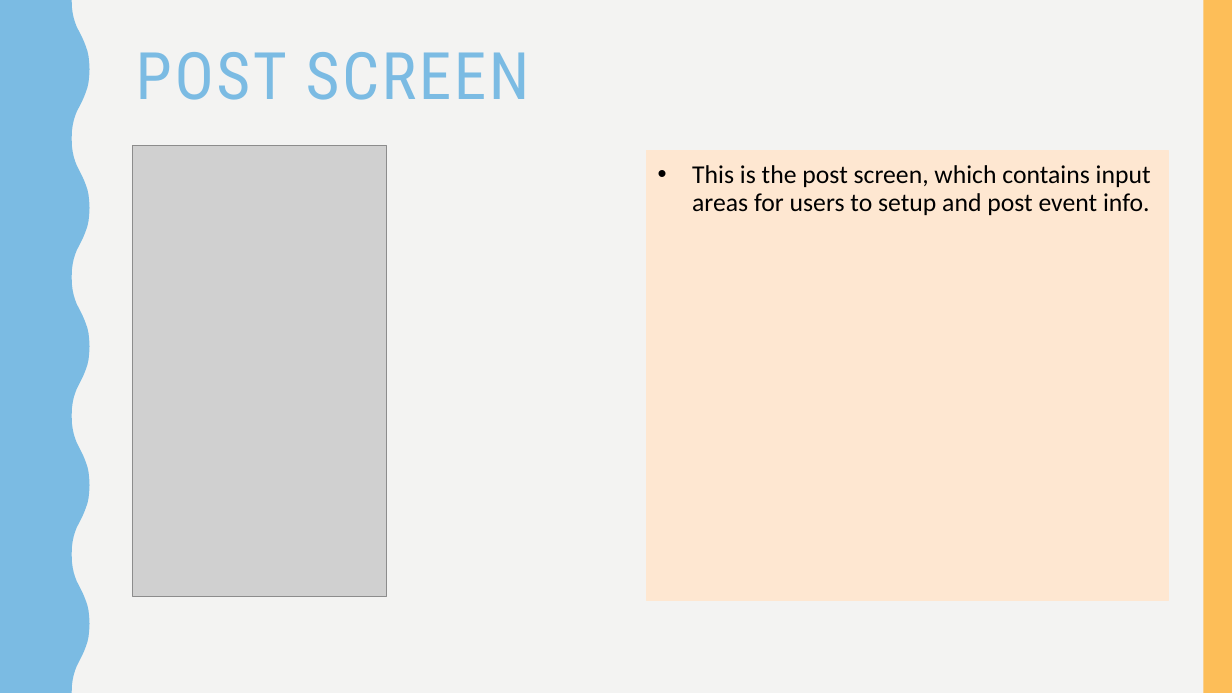
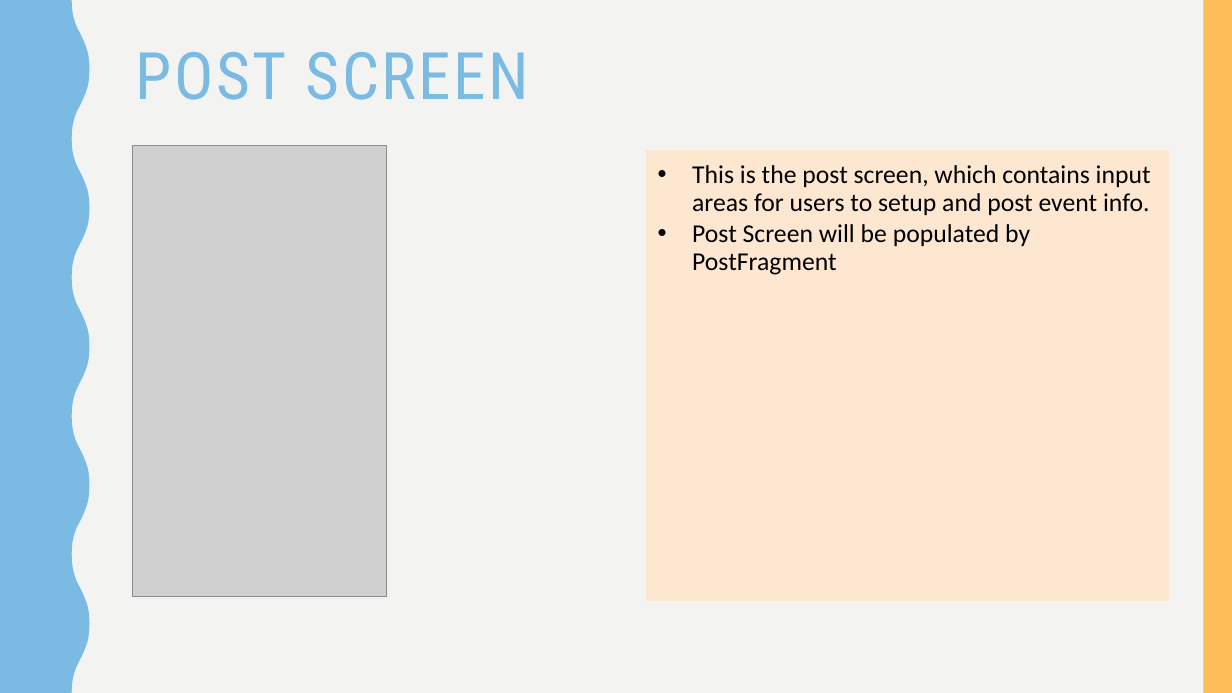
Before and after one commit to ahKumquat/Universe, a slide deck: slide 6 of UniVerse_Project Front End.pptx (slide 5 before the commit). Drawn at 1232x693 pixels with LibreOffice and Linux fonts; fonts in the diff are those of the drawing; grey boxes stand for pictures. Boxes give left, top, right and bottom in pixels: in the first picture for what was removed or moved away, otherwise in the second. Text is boxed around its words. In the diff, an @@ line names an element or a change of style, - is before the commit and + after.

```diff
--- a/UniVerse_Project Front End.pptx
+++ b/UniVerse_Project Front End.pptx
@@ text at (692, 224, 1030, 275): paragraph added @@
+  • Post Screen will be populated by PostFragment
```
Also in this commit, not shown: 3 other slides changed, 3 slides added.
